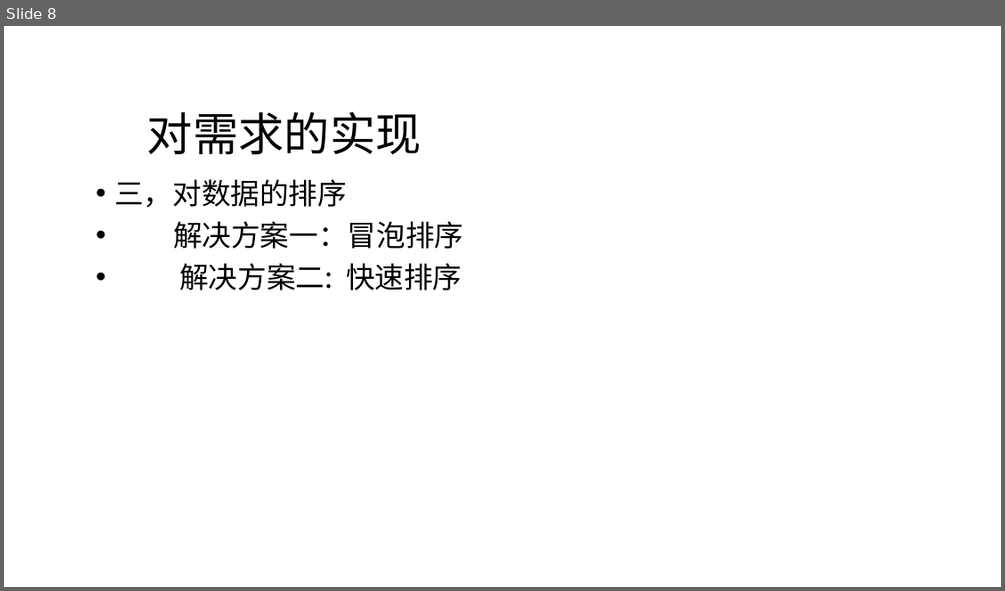
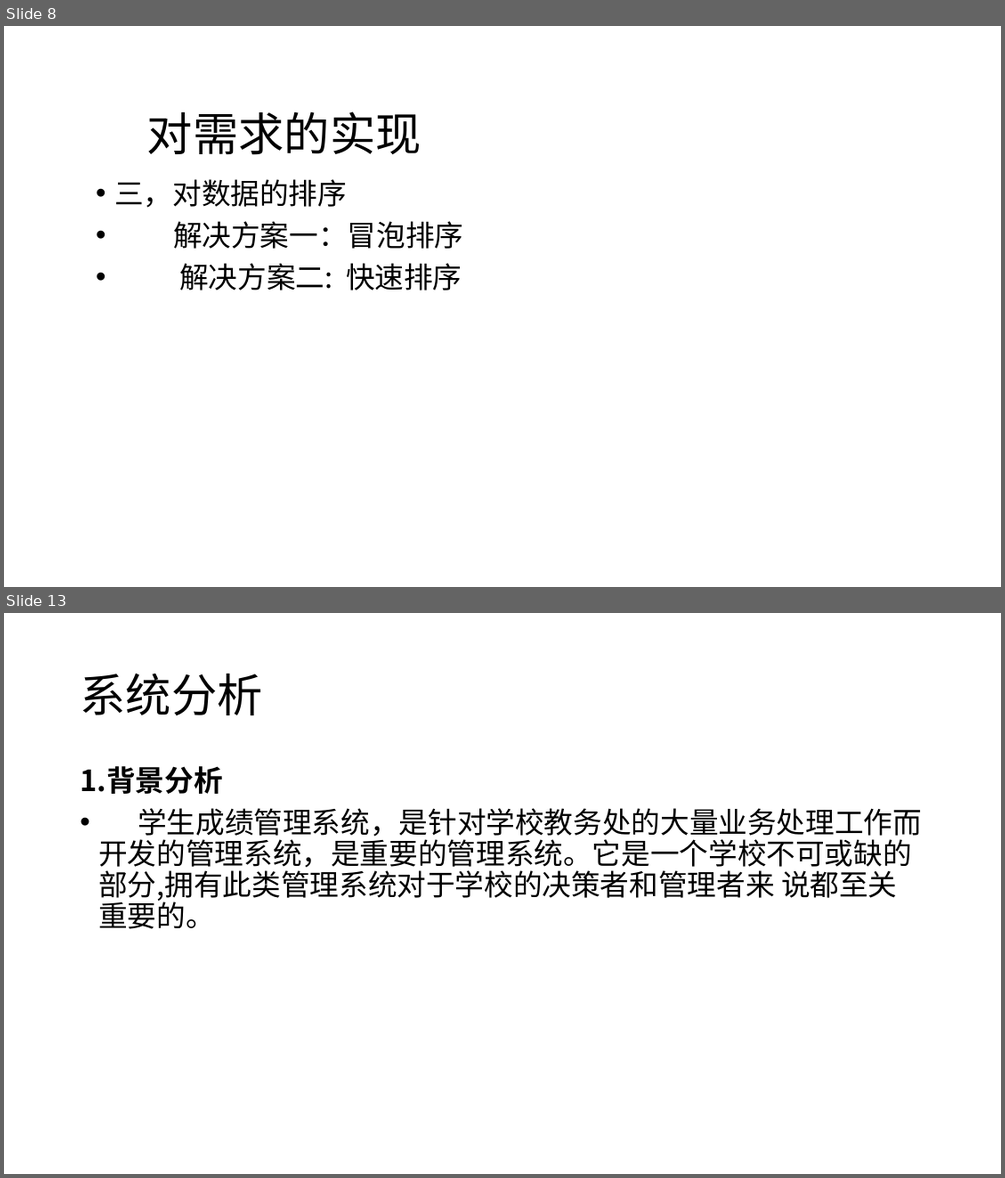
Before and after one commit to moriartyscat/--git, a slide deck: C语言期末作业.pptx. Shown one above the other, each under a label of ours: slide 8 before the commit, slides 8 and 13 after it; the slides between them are not shown. The pictures are 1005x591 and 1005x1178 pixels, drawn with LibreOffice and Linux fonts; fonts in the diff are those of the drawing; background and template pictures are left out. Boxes give left, top, right and bottom in pixels: in the first picture for what was removed or moved away, otherwise in the second. Text is boxed around its words. In the diff, an @@ line names an element or a change of style, - is before the commit and + after.

```diff
--- a/C语言期末作业.pptx
+++ b/C语言期末作业.pptx
@@ slide 13 added at (4, 613, 1001, 1174), background picture (left out) @@
@@ title added at (80, 674, 262, 715), 44 pt, text #000000 @@
+系统分析
@@ text added at (80, 766, 922, 929), 28 pt, text #000000 @@
+1.背景分析
+• 学生成绩管理系统，是针对学校教务处的大量业务处理工作而开发的管理系统，是重要的管理系统。它是一个学校不可或缺的部分,拥有此类管理系统对于学校的决策者和管理者来 说都至关重要的。
```
Also in this commit, not shown: 1 slide changed, 9 other slides added, 3 slides removed.
